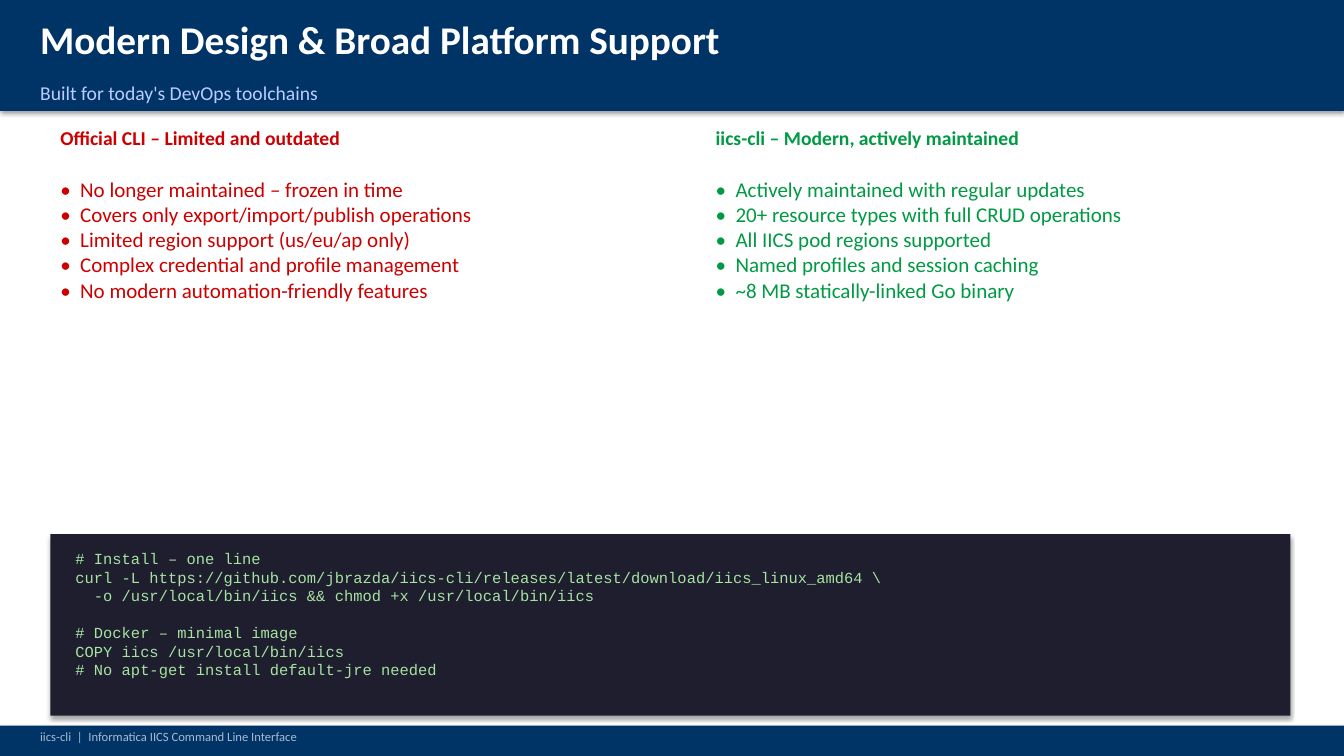
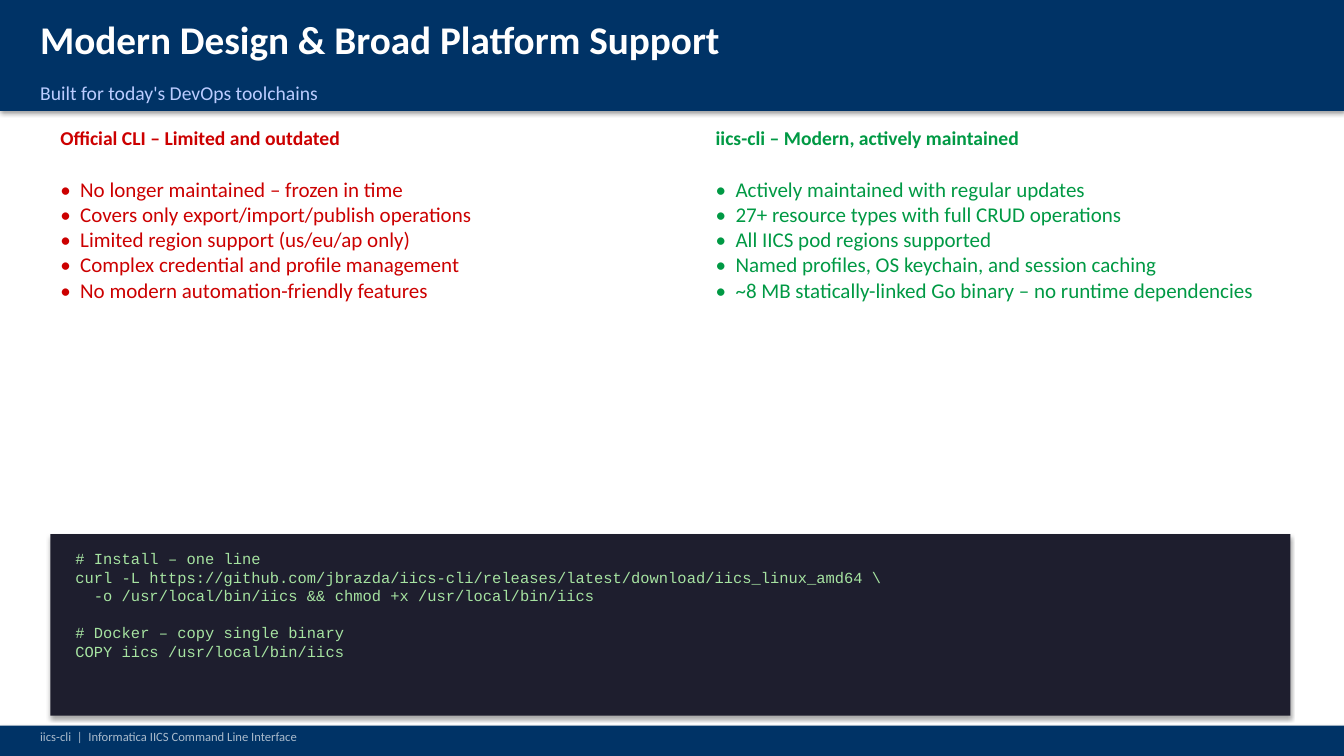
Before and after one commit to jbrazda/iics-cli, a slide deck: slide 15 of docs/documentation/iics-cli-presentation.pptx (slide 11 before the commit). Drawn at 1344x756 pixels with LibreOffice and Linux fonts; fonts in the diff are those of the drawing. Boxes give left, top, right and bottom in pixels: in the first picture for what was removed or moved away, otherwise in the second. Text is boxed around its words. In the diff, an @@ line names an element or a change of style, - is before the commit and + after.

```diff
--- a/docs/documentation/iics-cli-presentation.pptx
+++ b/docs/documentation/iics-cli-presentation.pptx
@@ text at (736,207,1121,226): text changed @@
-• 20+ resource types with full CRUD operations
+• 27+ resource types with full CRUD operations
@@ text at (736,257,1253,302): text changed @@
-• Named profiles and session caching
-• ~8 MB statically-linked Go binary
+• Named profiles, OS keychain, and session caching
+• ~8 MB statically-linked Go binary – no runtime dependencies
@@ text at (75,553,862,657): text changed @@
-# Install – one line
-curl -L https://github.com/jbrazda/iics-cli/releases/latest/download/iics_linux_amd64 \
--o /usr/local/bin/iics && chmod +x /usr/local/bin/iics
-# Docker – minimal image
-COPY iics /usr/local/bin/iics
-# No apt-get install default-jre needed
+# Install – one line
+curl -L https://github.com/jbrazda/iics-cli/releases/latest/download/iics_linux_amd64 \
+-o /usr/local/bin/iics && chmod +x /usr/local/bin/iics
+# Docker – copy single binary
+COPY iics /usr/local/bin/iics
```
Also in this commit, not shown: 13 other slides changed, 4 slides added, 1 other file.
